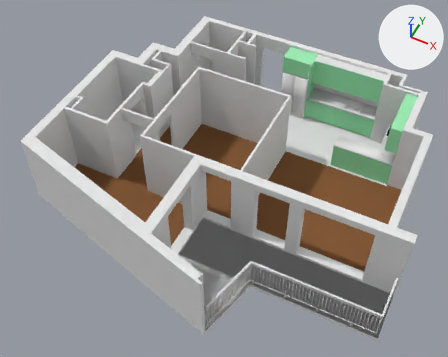
The Blender file appartement.blend, before and after one commit.
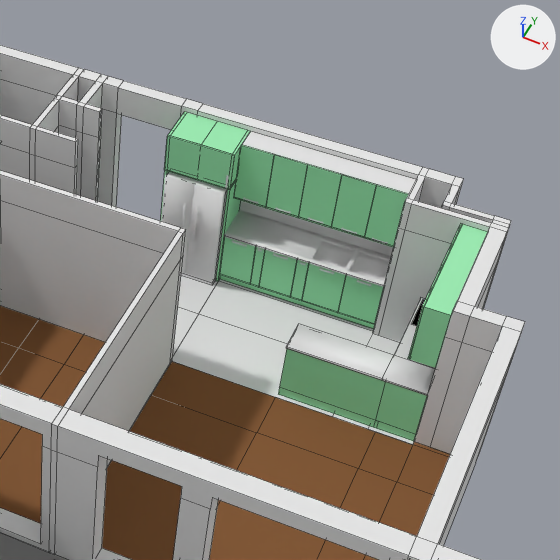
There are two pictures of each version: one whole from a camera (50 mm lens) standing at (564.0, -1194.0, 1549.0) and looking at (-19.0, -30.0, 93.0), one close up on the part from 48% to 100% of the width and 0% to 66% of the height. Arrows for +X, +Y and +Z are at upper right; the lights stay in place. The close-ups show mesh edges as thin lines.

Objects in the first close-up: 'kitchen floor', 'meuble  bas plaque', 'meuble  haut evier', 'meuble frigo', 'meuble haut plaque', 'murs', 'parquet', 'plan cuisson', 'plan evier', 'porte.000', 'porte.005', 'porte.006', 'porte.007', 'porte.008', 'porte.013', 'porte.015'.
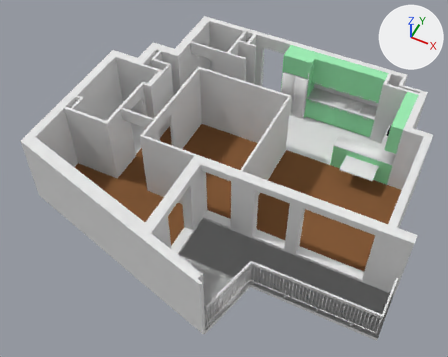
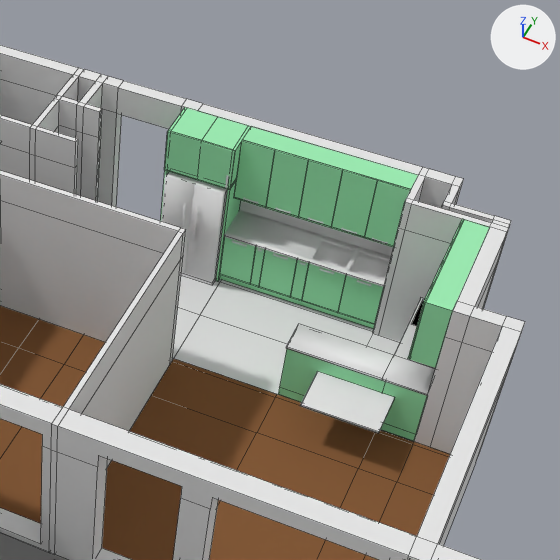
Edits to the bpy script that builds the scene:
```text
Change me_plane_004:
    where me_plane_004.from_pydata(...)  # 49 vertices, 31 faces; spans x -669.0..104.0, y -277.0..785.0, z 0.0
    used by ob_parquet; location = (-273.0, 261.0, 0.0); rotation_euler = (-3.142, 0.0, 1.571), in degrees (-180, 0, 90)
    verts and faces of me_plane_004; kept vertices keep their numbers, new ones are numbered from 49
    me_plane_004 part 1
    add for i in [*range(37, 41)]: verts[i] += (0.0, 1.0, 0.0)
    add for new, old in zip([49, 50, 51], [38, 41, 46]): verts[new] = verts[old] + (0.0, 0.0, 0.0)
    add for new, old in zip([52, 53, 54], [41, 49, 51]): verts[new] = verts[old] + (6.0, 0.0, 0.0)
    add faces += [(38, 46, 51, 49), (41, 50, 51, 46), (49, 51, 54, 53), (50, 52, 54, 51), (31, 36, 52, 41)]
Change me_plane_010:
    where me_plane_010.from_pydata(...)  # 38 vertices, 36 faces; spans x -51.0..51.0, y -28.0..34.0, z -160.0..82.0
    used by ob_meuble_frigo; parent = ob_cuisine; location = (24.92, 470.4, 159.9)
    me_plane_010 part 2: all 10 vertices in x -51.0..51.0, y -28.0..34.0, z 82.0 are moved by (0.0, 0.0, 8.0)
Change me_cube_006:
    where me_cube_006.from_pydata(...)  # 8 vertices, 6 faces; spans x -123.0..123.0, y -17.0..17.0, z -48.0..48.0
    used by ob_meuble__haut_evier; parent = ob_cuisine; location = (198.9, 487.0, 194.0); rotation_euler = (0.0, 0.0, -3.142), in degrees (0, 0, -180)
    me_cube_006 part 3: the whole mesh is scaled about its middle by (1, 1, 1.08), then moved by (0.0, 0.0, 4.0)
    add me_cube_006.materials.append(mat_porte_meuble_cuisine)  # green #9eecb4
Change me_cube_041:
    where me_cube_041.from_pydata(...)  # 8 vertices, 6 faces; spans x -24.8..24.8, y -1.0..1.0, z -39.0..56.9
    used by ob_porte_007; parent = ob_meuble__haut_evier; location = (100.7, 467.8, 185.0); rotation_euler = (0.0, 0.0, -3.142), in degrees (0, 0, -180)
    me_cube_041 part 4
    add for i in [1, 3, 4, 7]: me_cube_041.vertices[i].co += Vector((0.0, 0.0, 8.0))
Change me_cube_039:
    where me_cube_039.from_pydata(...)  # 8 vertices, 6 faces; spans x -24.8..24.8, y -1.0..1.0, z -39.0..56.9
    used by ob_porte_006; parent = ob_meuble__haut_evier; location = (150.5, 467.8, 185.0); rotation_euler = (0.0, 0.0, -3.142), in degrees (0, 0, -180)
    me_cube_039 part 5
    add for i in [1, 3, 4, 7]: me_cube_039.vertices[i].co += Vector((0.0, 0.0, 8.0))
Change me_cube_037:
    where me_cube_037.from_pydata(...)  # 8 vertices, 6 faces; spans x -24.8..24.8, y -1.0..1.0, z -39.0..56.9
    used by ob_porte_005; parent = ob_meuble__haut_evier; location = (250.1, 467.8, 185.0); rotation_euler = (0.0, 0.0, -3.142), in degrees (0, 0, -180)
    me_cube_037 part 6
    add for i in [1, 3, 4, 7]: me_cube_037.vertices[i].co += Vector((0.0, 0.0, 8.0))
Change me_cube_065:
    where me_cube_065.from_pydata(...)  # 8 vertices, 6 faces; spans x -24.8..24.8, y -1.0..1.0, z -39.0..56.9
    used by ob_porte_008; parent = ob_meuble__haut_evier; location = (200.2, 467.8, 185.0); rotation_euler = (0.0, 0.0, -3.142), in degrees (0, 0, -180)
    me_cube_065 part 7
    add for i in [1, 3, 4, 7]: me_cube_065.vertices[i].co += Vector((0.0, 0.0, 8.0))
Change me_cube_051:
    where me_cube_051.from_pydata(...)  # 8 vertices, 6 faces; spans x -21.8..24.8, y -1.0..1.0, z -39.0..56.9
    used by ob_porte_013; parent = ob_meuble__haut_evier; location = (299.8, 467.8, 185.0); rotation_euler = (0.0, 0.0, -3.142), in degrees (0, 0, -180)
    me_cube_051 part 8
    add for i in [1, 3, 4, 7]: me_cube_051.vertices[i].co += Vector((0.0, 0.0, 8.0))
Change me_plane_005:
    where me_plane_005.from_pydata(...)  # 21 vertices, 12 faces; spans x -160.0..90.0, y -85.0..553.0, z 0.0
    used by ob_kitchen_floor; parent = ob_cuisine; location = (-113.5, 414.8, 0.0); rotation_euler = (-3.142, 0.0, 1.571), in degrees (-180, 0, 90)
    verts and faces of me_plane_005; kept vertices keep their numbers, new ones are numbered from 21
    me_plane_005 part 9
    add delete_vertices([13])  # with the faces that use them
    add for i in [10, 11, 12]: verts[i] += (0.0, 2.0, 0.0)
    add for i in [9, 16, 20]: verts[i] += (7.0, 0.0, 0.0)
    add verts[21] = (-160.0, 192.0, 0.0)  # pixel (171, 361)
    add verts[22] = (-153.0, 192.0, 0.0)  # pixel (173, 358)
    add verts[23] = (-153.0, -19.0, 0.0)
    add faces += [(6, 23, 22, 11), (11, 22, 20, 19), (8, 21, 22, 23)]
Add ob_table_repas:
    ob_table_repas = bpy.data.objects.new('table repas', me_cube_002)  # a box spanning x -55.0..55.0, y -35.0..35.0, z 31.5..35.0
    ob_table_repas.parent = ob_cuisine
    ob_table_repas.location = (342.6, 225.7, 35.26)
    ob_table_repas.rotation_euler = (0.0, 0.0, -3.142)  # degrees (0, 0, -180)
```

Pixel boxes (x1, y1, x2, y2) of what changed, in the close-ups (560 x 560 px; the box of a moved part takes in the faces that stretch with it):
'kitchen floor', reshaped
    before: (172, 275, 414, 445)
    after: (172, 275, 412, 441)
'meuble  haut evier', recoloured, mesh rescaled
    before: (242, 131, 416, 194)
    after: (243, 127, 418, 190)
'table repas', added
    after: (300, 371, 395, 433)
'meuble frigo', reshaped
    before: (160, 112, 250, 282)
    after: (160, 107, 251, 282)
'porte.005', reshaped (8% taller)
    before: (331, 175, 376, 238)
    after: (331, 170, 378, 238)
'porte.008', reshaped (8% taller)
    before: (298, 165, 342, 228)
    after: (298, 160, 343, 228)
'porte.006', reshaped (8% taller)
    before: (266, 155, 308, 218)
    after: (266, 150, 309, 218)
'porte.007', reshaped (8% taller)
    before: (234, 145, 274, 208)
    after: (234, 140, 275, 208)
'porte.013', reshaped (8% taller)
    before: (364, 185, 408, 247)
    after: (364, 180, 410, 247)
part 1 of me_plane_004, built on
    before: (0, 335, 275, 560)
    after: (0, 335, 414, 560)
part 2 of me_plane_010, moved or reshaped
    before: (168, 112, 250, 182)
    after: (168, 107, 251, 182)
